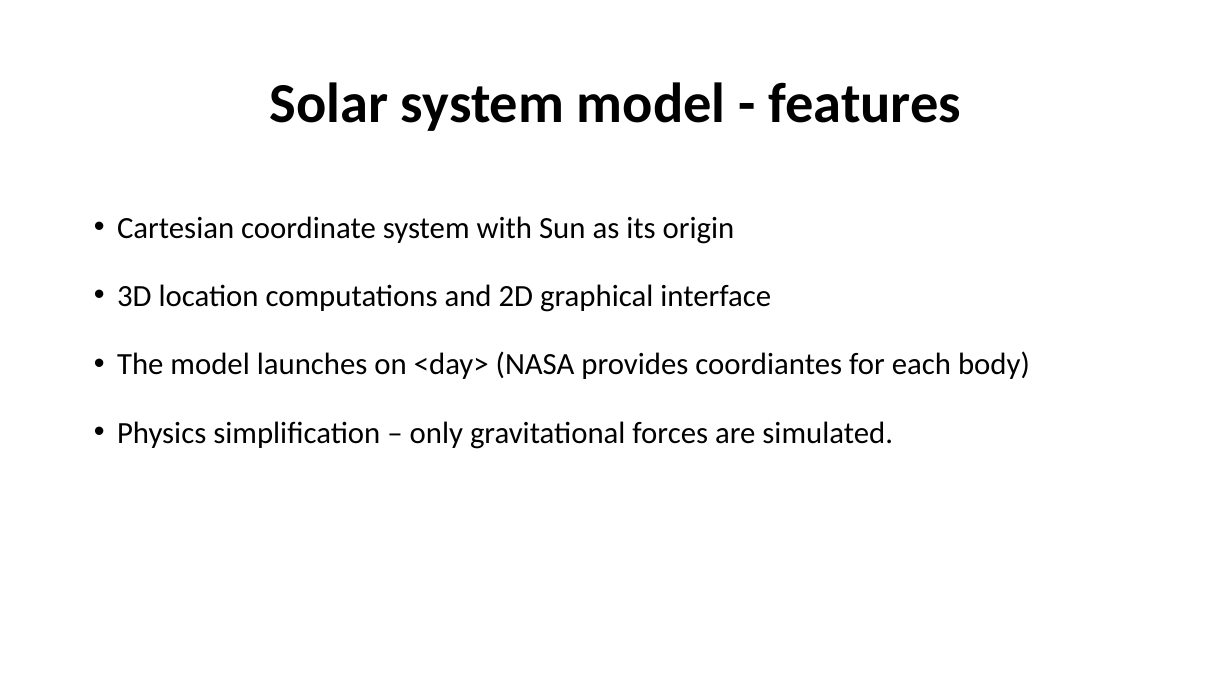
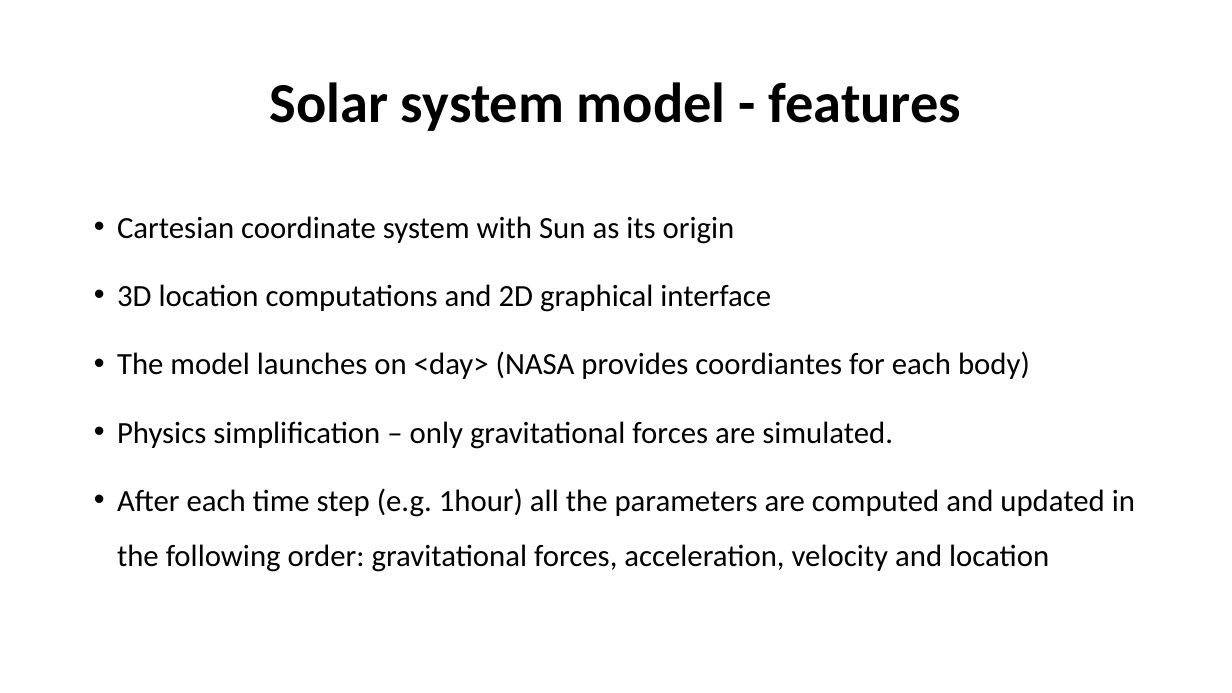
Before and after one commit to rLegziel/Project-1.2, a slide deck: slide 5 of Titan Probe - presentation.pptx (slide 3 before the commit). Drawn at 1232x693 pixels with LibreOffice and Linux fonts; fonts in the diff are those of the drawing. Boxes give left, top, right and bottom in pixels: in the first picture for what was removed or moved away, otherwise in the second. Text is boxed around its words. In the diff, an @@ line names an element or a change of style, - is before the commit and + after.

```diff
--- a/Titan Probe - presentation.pptx
+++ b/Titan Probe - presentation.pptx
@@ text at (x1=117, y1=488, x2=1135, y2=572): paragraph added @@
+• After each time step (e.g. 1hour) all the parameters are computed and updated in the following order: gravitational forces, acceleration, velocity and location
```
Also in this commit, not shown: 2 other slides changed, 2 slides added.
